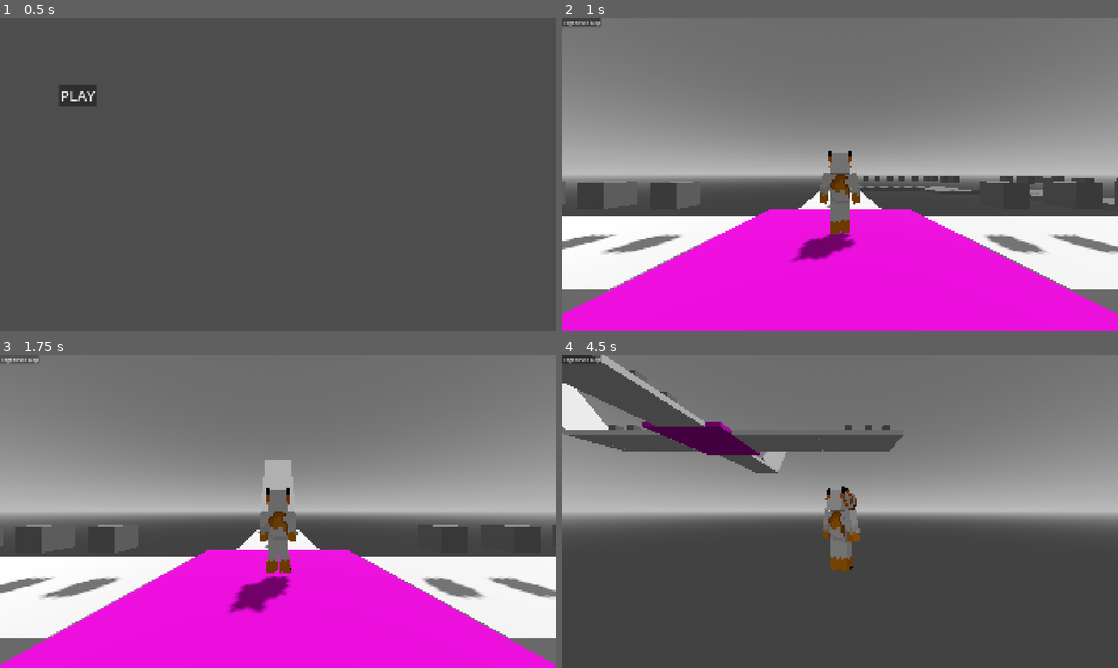
Above: before the commit, frames 1-4 (two rows, left to right).
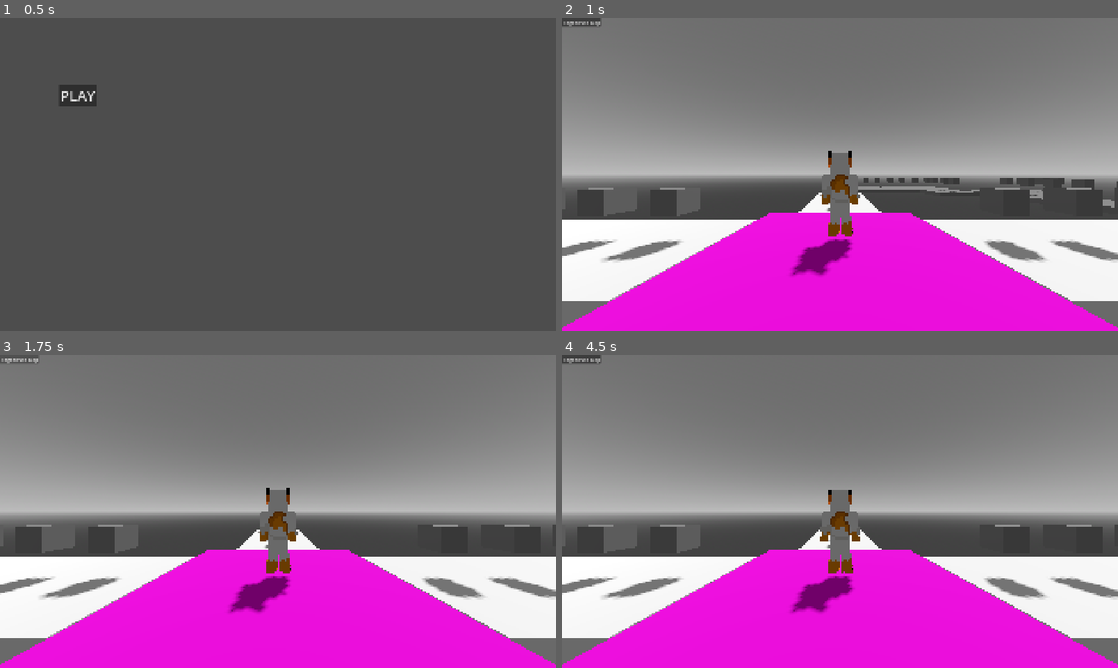
Above: after the commit, the same moments.

Repository: RayTK09/NullscapeFadingWorld
Game: Godot game, scene res://scenes/menu.tscn
Two runs of this game, one before a commit and one after it. Both use one fixed random seed, a clock stepped at 60 frames per second and the inputs below.
Inputs (mouse positions are in pixels of both pictures, inside the frame that each line leads up to):
- Up to frame 1 (0.5 s): no input
- Up to frame 2 (1 s): click "PLAY" at 0.5 s
- Up to frame 3 (1.75 s): click "Regenerate Map" at 1.25 s
- Up to frame 4 (4.5 s): tap Enter at 2 s; move the mouse to (962, 495) at 2.02 s; hold D (Right) 2.03-2.78 s; hold E (Ability) 2.03-2.78 s; click (962, 495) at 2.17 s; tap Space (Jump) at 2.27, 2.3, 2.57, 2.85, 3.02, 3.32, 3.8 s; move the mouse to (728, 527) at 2.77 s; hold S (Backward) 2.78-3.53 s; tap E (Ability) at 3.05 s; move the mouse to (895, 442) at 3.52 s; hold D (Right) 3.53-4.28 s; hold E (Ability) 3.53-4.28 s; move the mouse to (812, 574) at 4.27 s; hold W (Forward) from 4.28 s (still down); tap N (unlock Mouse) at 4.35 s; click (812, 574) at 4.42 s

Frame 1 is identical in both runs. In frame 2, 8.0% of the frame differs, in the area x 0-100%, y 44-99%; in frame 3, 0.5%; in frame 4, 45%, in the area x 0-100%, y 0-100%.

Commit message:
charger is working!!!

Diff:
--- a/scenes/Tiles/plus.tscn
+++ b/scenes/Tiles/plus.tscn
@@ -1,15 +1,16 @@
 [gd_scene format=3 uid="uid://dp8scnhmie28v"]
 
 [ext_resource type="Script" uid="uid://82dqv0nxwmix" path="res://scripts/tileScripts/Tile.gd" id="1_c3dul"]
-[ext_resource type="PackedScene" uid="uid://vbc8ilx2wh25" path="res://assets/plusTile.gltf" id="2_lrsl3"]
+[ext_resource type="PackedScene" uid="uid://vbc8ilx2wh25" path="res://assets/tiles/plusTile.gltf" id="2_lrsl3"]
 [ext_resource type="Script" uid="uid://dj48ufyectjos" path="res://scripts/tileScripts/connectorNode.gd" id="3_lrsl3"]
+[ext_resource type="PackedScene" uid="uid://cadmlxx4t8pmk" path="res://scenes/gifts.tscn" id="4_gshvx"]
 
 [sub_resource type="BoxShape3D" id="BoxShape3D_2qw5g"]
 size = Vector3(9.005154, 0.31346893, 3.001576)
 
 [node name="plus" type="Marker3D" unique_id=1899228530]
 script = ExtResource("1_c3dul")
-giftAmount = 1
+giftAmount = 12
 type = "plus"
 
 [node name="control" type="Node3D" parent="." unique_id=1574876079]
@@ -53,3 +54,45 @@
 [node name="connectorNode3" type="Marker3D" parent="control/connectors" unique_id=2340777]
 transform = Transform3D(1, 0, 0, 0, 1, 0, 0, 0, 1, 4.5044527, 0, -1.5)
 script = ExtResource("3_lrsl3")
+
+[node name="tileGifts" type="Node3D" parent="control" unique_id=1391147812]
+transform = Transform3D(-6, 0, 2.6226832e-07, 0, 0.3, 0, -5.2453663e-07, 0, -3, -1.75, 0, -1.5)
+
+[node name="gifts" parent="control/tileGifts" unique_id=1537245553 instance=ExtResource("4_gshvx")]
+transform = Transform3D(0.16666667, 0, 0, 0, 3.3333333, 0, 0, 0, 0.33333334, 0.36666667, 3.3333333, 0)
+
+[node name="gifts2" parent="control/tileGifts" unique_id=988343903 instance=ExtResource("4_gshvx")]
+transform = Transform3D(0.16666667, 0, 0, 0, 3.3333333, 0, 0, 0, 0.33333334, 0.13333333, 3.3333333, 0)
+
+[node name="gifts3" parent="control/tileGifts" unique_id=102047153 instance=ExtResource("4_gshvx")]
+transform = Transform3D(0.16666667, 0, 0, 0, 3.3333333, 0, 0, 0, 0.33333334, -0.08333333, 3.3333333, 0)
+
+[node name="gifts4" parent="control/tileGifts" unique_id=1378050975 instance=ExtResource("4_gshvx")]
+transform = Transform3D(0.16666667, 0, 0, 0, 3.3333333, 0, 0, 0, 0.33333334, -0.29999998, 3.3333333, 0)
+
+[node name="gifts5" parent="control/tileGifts" unique_id=1552820481 instance=ExtResource("4_gshvx")]
+transform = Transform3D(0.16666667, 0, 0, 0, 3.3333333, 0, 0, 0, 0.33333334, -0.49999994, 3.3333333, 0)
+
+[node name="gifts6" parent="control/tileGifts" unique_id=149879007 instance=ExtResource("4_gshvx")]
+transform = Transform3D(0.16666667, 0, 0, 0, 3.3333333, 0, 0, 0, 0.33333334, -0.73333323, 3.3333333, 0)
+
+[node name="gifts7" parent="control/tileGifts" unique_id=364035405 instance=ExtResource("4_gshvx")]
+transform = Transform3D(0.16666667, 0, -8.881784e-16, 0, 3.3333333, 0, 1.7763568e-15, 0, 0.33333334, -0.9333333, 3.3333333, 1.4210855e-14)
+
+[node name="gifts8" parent="control/tileGifts" unique_id=927444627 instance=ExtResource("4_gshvx")]
+transform = Transform3D(0.16666667, 0, 0, 0, 3.3333333, 0, 0, 0, 0.33333334, -0.29999992, 3.3333333, 0.43333337)
+
+[node name="gifts9" parent="control/tileGifts" unique_id=1246269995 instance=ExtResource("4_gshvx")]
+transform = Transform3D(0.16666667, 0, 0, 0, 3.3333333, 0, 0, 0, 0.33333334, -0.29999983, 3.3333333, 0.9333334)
+
+[node name="gifts10" parent="control/tileGifts" unique_id=1287734286 instance=ExtResource("4_gshvx")]
+transform = Transform3D(0.16666667, 0, -8.881784e-16, 0, 3.3333333, 0, 1.7763568e-15, 0, 0.33333334, -0.29999986, 3.3333333, 1.3)
+
+[node name="gifts11" parent="control/tileGifts" unique_id=976480475 instance=ExtResource("4_gshvx")]
+transform = Transform3D(0.16666667, 0, 0, 0, 3.3333333, 0, 0, 0, 0.33333334, -0.29999992, 3.3333333, -1.3000001)
+
+[node name="gifts12" parent="control/tileGifts" unique_id=1915701842 instance=ExtResource("4_gshvx")]
+transform = Transform3D(0.16666667, 0, 0, 0, 3.3333333, 0, 0, 0, 0.33333334, -0.29999983, 3.3333333, -0.8000001)
+
+[node name="gifts13" parent="control/tileGifts" unique_id=927048389 instance=ExtResource("4_gshvx")]
+transform = Transform3D(0.16666667, 0, -8.881784e-16, 0, 3.3333333, 0, 1.7763568e-15, 0, 0.33333334, -0.29999986, 3.3333333, -0.43333352)
--- a/scenes/Tiles/slope_down.tscn
+++ b/scenes/Tiles/slope_down.tscn
@@ -1,7 +1,7 @@
 [gd_scene format=3 uid="uid://bdasxtfkgpbm8"]
 
 [ext_resource type="Script" uid="uid://82dqv0nxwmix" path="res://scripts/tileScripts/Tile.gd" id="1_qhslw"]
-[ext_resource type="PackedScene" uid="uid://dnq4orpp7tr4t" path="res://assets/slopeUp.gltf" id="2_7851i"]
+[ext_resource type="PackedScene" uid="uid://dnq4orpp7tr4t" path="res://assets/tiles/slopeUp.gltf" id="2_7851i"]
 [ext_resource type="Script" uid="uid://dj48ufyectjos" path="res://scripts/tileScripts/connectorNode.gd" id="3_yswwv"]
 
 [node name="slopeDown" type="Marker3D" unique_id=207635213]
--- a/scenes/Tiles/slope_up.tscn
+++ b/scenes/Tiles/slope_up.tscn
@@ -1,7 +1,7 @@
 [gd_scene format=3 uid="uid://cwow00f5f5bll"]
 
 [ext_resource type="Script" uid="uid://82dqv0nxwmix" path="res://scripts/tileScripts/Tile.gd" id="1_7qngv"]
-[ext_resource type="PackedScene" uid="uid://dnq4orpp7tr4t" path="res://assets/slopeUp.gltf" id="2_jksjk"]
+[ext_resource type="PackedScene" uid="uid://dnq4orpp7tr4t" path="res://assets/tiles/slopeUp.gltf" id="2_jksjk"]
 [ext_resource type="Script" uid="uid://dj48ufyectjos" path="res://scripts/tileScripts/connectorNode.gd" id="3_m63r3"]
 
 [node name="slopeUp" type="Marker3D" unique_id=1059435249]
--- a/scenes/Tiles/straightTile.tscn
+++ b/scenes/Tiles/straightTile.tscn
@@ -1,7 +1,7 @@
 [gd_scene format=3 uid="uid://dlxucooy3o4bj"]
 
 [ext_resource type="Script" uid="uid://82dqv0nxwmix" path="res://scripts/tileScripts/Tile.gd" id="1_le08w"]
-[ext_resource type="PackedScene" uid="uid://p0gxfv2i60ex" path="res://assets/straightTile.gltf" id="2_bmdr2"]
+[ext_resource type="PackedScene" uid="uid://p0gxfv2i60ex" path="res://assets/tiles/straightTile.gltf" id="2_bmdr2"]
 [ext_resource type="PackedScene" uid="uid://cadmlxx4t8pmk" path="res://scenes/gifts.tscn" id="2_ds77n"]
 [ext_resource type="Script" uid="uid://dj48ufyectjos" path="res://scripts/tileScripts/connectorNode.gd" id="4_3n3u7"]
 
--- a/scenes/player.tscn
+++ b/scenes/player.tscn
@@ -37,3 +37,7 @@
 [node name="class" type="Node" parent="." unique_id=1730983669 node_paths=PackedStringArray("player")]
 script = ExtResource("3_qhqgy")
 player = NodePath("..")
+
+[node name="Ability" type="Timer" parent="." unique_id=1713719182]
+wait_time = 5.0
+one_shot = true
--- a/scenes/playerMesh.tscn
+++ b/scenes/playerMesh.tscn
@@ -2,6 +2,10 @@
 
 [ext_resource type="PackedScene" uid="uid://bwpj3kgkup1b6" path="res://assets/char/nullscapeChar.gltf" id="1_l8plq"]
 [ext_resource type="Script" uid="uid://o0auyioakt27" path="res://scripts/playerScripts/playerModel.gd" id="2_tb4rt"]
+
+[sub_resource type="AnimationNodeAnimation" id="AnimationNodeAnimation_c5wcc"]
+animation = &"charging"
+advance_on_start = true
 
 [sub_resource type="AnimationNodeAnimation" id="AnimationNodeAnimation_l8plq"]
 animation = &"fall"
@@ -16,12 +20,14 @@
 
 [sub_resource type="AnimationNodeBlend3" id="AnimationNodeBlend3_l8plq"]
 
+[sub_resource type="AnimationNodeBlend2" id="AnimationNodeBlend2_tb4rt"]
+
 [sub_resource type="AnimationNodeAnimation" id="AnimationNodeAnimation_efend"]
 animation = &"run"
 
 [sub_resource type="AnimationNodeBlendTree" id="AnimationNodeBlendTree_78ya6"]
-graph_offset = Vector2(-186.00412, 104.33113)
-nodes/output/position = Vector2(820, 160)
+graph_offset = Vector2(-174.60535, 98.71123)
+nodes/output/position = Vector2(1160, 180)
 nodes/idle/node = SubResource("AnimationNodeAnimation_tb4rt")
 nodes/idle/position = Vector2(40, 120)
 "nodes/idle to run/node" = SubResource("AnimationNodeBlend2_l8plq")
@@ -34,28 +40,33 @@
 nodes/fall/position = Vector2(320, 460)
 nodes/jumping/node = SubResource("AnimationNodeBlend3_l8plq")
 nodes/jumping/position = Vector2(560, 180)
-node_connections = [&"output", 0, &"jumping", &"idle to run", 0, &"idle", &"idle to run", 1, &"run", &"jumping", 0, &"jump", &"jumping", 1, &"idle to run", &"jumping", 2, &"fall"]
+nodes/ability/node = SubResource("AnimationNodeAnimation_c5wcc")
+nodes/ability/position = Vector2(720, 320)
+nodes/playAbility/node = SubResource("AnimationNodeBlend2_tb4rt")
+nodes/playAbility/position = Vector2(920, 160)
+node_connections = [&"output", 0, &"playAbility", &"idle to run", 0, &"idle", &"idle to run", 1, &"run", &"jumping", 0, &"jump", &"jumping", 1, &"idle to run", &"jumping", 2, &"fall", &"playAbility", 0, &"jumping", &"playAbility", 1, &"ability"]
 
 [node name="charMesh" unique_id=88840611 instance=ExtResource("1_l8plq")]
 script = ExtResource("2_tb4rt")
 
-[node name="Waist" parent="." index="0" unique_id=822270839]
-transform = Transform3D(1, 0, 0, 0, 1, 0, 0, 0, 1, 0, 0.75080556, 0)
+[node name="Waist" parent="." index="0" unique_id=1953029427]
+transform = Transform3D(1, 0, 0, 0, 1, 0, 0, 0, 1, 0, 0.7557335, 0)
 
-[node name="Right Arm2" parent="Waist" index="2" unique_id=901273139]
-transform = Transform3D(0.9968262, -0.079608604, 0, 0.079608604, 0.9968262, 0, 0, 0, 1, 0.3125, 0.625, 0)
+[node name="Right Arm2" parent="Waist" index="2" unique_id=1582849211]
+transform = Transform3D(0.99891704, -0.04652531, 0, 0.04652531, 0.998917, 0, 0, 0, 1, 0.3125, 0.625, 0)
 
-[node name="Left Arm2" parent="Waist" index="3" unique_id=25226578]
-transform = Transform3D(0.9968262, 0.079608604, 0, -0.079608604, 0.9968262, 0, 0, 0, 1, -0.3125, 0.625, 0)
+[node name="Left Arm2" parent="Waist" index="3" unique_id=1186729026]
+transform = Transform3D(0.99891704, 0.04652531, 0, -0.04652531, 0.99891704, 0, 0, 0, 1, -0.3125, 0.625, 0)
 
-[node name="Right Leg2" parent="." index="1" unique_id=883583793]
-transform = Transform3D(0.9961947, -0.08715574, 0, 0.08715574, 0.9961947, 0, 0, 0, 1, 0.11875, 0.75, 0)
+[node name="Right Leg2" parent="Waist" index="4" unique_id=185143063]
+transform = Transform3D(0.9961947, -0.08715574, 0, 0.08715574, 0.9961947, 0, 0, 0, 1, 0.11875, 0, 0)
 
-[node name="Left Leg2" parent="." index="2" unique_id=325350379]
-transform = Transform3D(0.99904823, 0.043453433, -0.0038012923, -0.04345343, 0.99905545, 8.322849e-05, 0.0038013184, 8.20299e-05, 0.9999928, -0.11875, 0.75, 0)
+[node name="Left Leg2" parent="Waist" index="5" unique_id=260558594]
+transform = Transform3D(0.99904823, 0.043453433, -0.0038012923, -0.04345343, 0.99905545, 8.322849e-05, 0.0038013184, 8.20299e-05, 0.9999928, -0.11875, 0, 0)
 
-[node name="AnimationTree" type="AnimationTree" parent="." index="4" unique_id=47245676]
+[node name="AnimationTree" type="AnimationTree" parent="." index="2" unique_id=47245676]
 tree_root = SubResource("AnimationNodeBlendTree_78ya6")
 anim_player = NodePath("../AnimationPlayer")
 "parameters/idle to run/blend_amount" = 0.0
 parameters/jumping/blend_amount = 0.0
+parameters/playAbility/blend_amount = 0.0
--- a/scenes/player_test.tscn
+++ b/scenes/player_test.tscn
@@ -32,7 +32,7 @@
 environment = SubResource("Environment_6p80c")
 
 [node name="StaticBody3D" type="StaticBody3D" parent="." unique_id=953295335]
-transform = Transform3D(16, 0, 0, 0, 0.08369893, 0, 0, 0, 16, 0, 0, 0)
+transform = Transform3D(103.79631, 0, 0, 0, 0.08369893, 0, 0, 0, 131.21846, 0, 0, 0)
 
 [node name="CollisionShape3D" type="CollisionShape3D" parent="StaticBody3D" unique_id=1484022523]
 shape = SubResource("BoxShape3D_78ya6")
--- a/scripts/playerScripts/Player.gd
+++ b/scripts/playerScripts/Player.gd
@@ -15,9 +15,10 @@
 @export var currentAnimation : int = 1
 @export var rotationSpeed : float = 4
 @export var classes : classes
+@export var jumps : int = 1
 
 var jumpVelocity = 4.5
-var airAcceleration = 2.5
+var airAcceleration = 1.5
 var speedMultiplier : int = 1
 var maxSpeed : float = 3.0
 var acceleration : float = 8.0
@@ -28,6 +29,7 @@
 var stop := false
 var disableMovement := false
 var accelerationMod : int = 0
+var targetAngle
 
 
 func _ready() -> void:
@@ -69,7 +71,6 @@
 			distanceToPlayer = 30
 
 
-
 func _physics_process(delta: float) -> void:
 	if !stop:
 		if not is_on_floor():
@@ -81,6 +82,9 @@
 		if Input.is_action_just_pressed("Jump") and is_on_floor():
 			velocity.y = jumpVelocity
 			disableMovement = false
+			if classes.isCharging and classes.abilityTimer.is_stopped():
+				classes.abilityTimer.start()
+				classes.isCharging = false
 
 		if velocity.y <= 0:
 			currentAnimation = 4
@@ -92,51 +96,53 @@
 		var input_dir := Input.get_vector("Left", "Right", "Forward", "Backward")
 		var direction := (camPivotX.basis * Vector3(input_dir.x, 0, input_dir.y)).normalized()
 		direction.y = 0
-		if direction.length() > 0.2:
+		if direction.length() > 0.2 and !classes.isCharging:
 			lastDir = direction
 
-		var targetAngle := Vector3.FORWARD.signed_angle_to(lastDir, Vector3.UP)
-		print(direction.dot(Vector3(0, 0, targetAngle)))
-		if velocity.x == 0 and velocity.z == 0 and direction:
+		if !classes.isCharging:
+			targetAngle = Vector3.FORWARD.signed_angle_to(lastDir, Vector3.UP)
+		#print(direction.dot(Vector3(0, 0, targetAngle)))
+		if velocity.x == 0 and velocity.z == 0 and direction and !disableMovement:
 			#turn to face the direction of where local z is and save the position so it dont rotate back to default
 			mesh.global_rotation.y = targetAngle
-		if direction.x and is_on_floor() and !disableMovement:
+		if direction.x and is_on_floor() and !disableMovement and !classes.isCharging:
 			velocity.x = move_toward(velocity.x , maxSpeed * direction.x, (acceleration + accelerationMod) * delta)
 			currentAnimation = 2
 			mesh.global_rotation.y = lerp_angle(mesh.rotation.y, targetAngle, rotationSpeed * delta)
 			disableMovement = false
-		elif is_on_floor():
+		elif is_on_floor() and !classes.isCharging:
 			velocity.x = move_toward(velocity.x , 0, (acceleration + accelerationMod) * delta)
 			currentAnimation = 1
 
-		if direction.z and is_on_floor() and !disableMovement:
+		if direction.z and is_on_floor() and !disableMovement and !classes.isCharging:
 			velocity.z = move_toward(velocity.z , maxSpeed * direction.z,(acceleration + accelerationMod) * delta)
 			currentAnimation = 2
 			mesh.global_rotation.y = lerp_angle(mesh.rotation.y, targetAngle, rotationSpeed * delta)
-		elif is_on_floor():
+		elif is_on_floor() and !classes.isCharging:
 			velocity.z = move_toward(velocity.z , 0, (acceleration + accelerationMod) * delta)
 			currentAnimation = 1
 
-		print(direction)
-		print(velocity)
-
+		#print(direction)
+		#print(velocity)
+		print(lastDir)
 
 		#AIR CONTROL
 		if direction.x and !is_on_floor():
 			velocity.x = move_toward(velocity.x , maxSpeed * direction.x, airAcceleration * delta)
-			mesh.global_rotation.y = lerp_angle(mesh.rotation.y, targetAngle, rotationSpeed * delta)
+			#mesh.global_rotation.y = lerp_angle(mesh.rotation.y, targetAngle, rotationSpeed * delta)
 		elif !is_on_floor():
-			velocity.x = move_toward(velocity.x , 0, acceleration * delta)
+			velocity.x = move_toward(velocity.x , 0, (acceleration + accelerationMod) * delta)
 		if direction.z and !is_on_floor():
 			velocity.z = move_toward(velocity.z , maxSpeed * direction.z, airAcceleration * delta)
-			mesh.global_rotation.y = lerp_angle(mesh.rotation.y, targetAngle, rotationSpeed * delta)
+			#mesh.global_rotation.y = lerp_angle(mesh.rotation.y, targetAngle, rotationSpeed * delta)
 		elif !is_on_floor():
-			velocity.z = move_toward(velocity.z , 0, acceleration * delta)
+			velocity.z = move_toward(velocity.z , 0, (acceleration + accelerationMod) * delta)
 
-
-		if velocity.x <= 3 or velocity.x >= -3:
+		if velocity.x <= 3 and velocity.x >= -3:
 			accelerationMod = 0
-		if velocity.z <= 3 or velocity.z >= -3:
+			classes.isCharging = false
+		if velocity.z <= 3 and velocity.z >= -3:
+			classes.isCharging = false
 			accelerationMod = 0
 
 		move_and_slide()
--- a/scripts/playerScripts/playerClass.gd
+++ b/scripts/playerScripts/playerClass.gd
@@ -1,23 +1,48 @@
 extends Node
 class_name classes
+
+@onready var abilityTimer := $"../Ability"
 
 @export var player : player
 
 var hasDived := false
+var isCharging := false
 
-
-func _process(delta: float) -> void:
+func _physics_process(delta: float) -> void:
 	if player.is_on_floor():
 		hasDived = false
-	if Input.is_action_pressed("Ability") and !hasDived:
+	if Input.is_action_pressed("Ability") and !hasDived and !player.stop:
 		match player.playerClass:
 			1:
-				player.maxSpeed = 10
-				player.accelerationMod = 20
+				if abilityTimer.is_stopped():
+					player.maxSpeed = 15
+					player.accelerationMod = 30
+					player.currentAnimation = 5
+					isCharging = true
+					player.velocity.x = move_toward(player.velocity.x, player.maxSpeed * player.lastDir.x, delta * player.accelerationMod)
+					player.velocity.z = move_toward(player.velocity.z, player.maxSpeed * player.lastDir.z, delta * player.accelerationMod)
+					player.mesh.global_rotation.y = player.targetAngle
+					player.mesh.global_rotation.y = lerp_angle(player.mesh.rotation.y, player.targetAngle, player.rotationSpeed * delta)
+
+					#switch to tank controls when we activate the charging ability
+					if Input.is_action_pressed("Left"):
+						player.targetAngle += deg_to_rad(0.2)
+						player.lastDir = player.lastDir.rotated(Vector3(0, 1, 0), deg_to_rad(0.2))
+					if Input.is_action_pressed("Right"):
+						player.targetAngle -= deg_to_rad(0.2)
+						player.lastDir = player.lastDir.rotated(Vector3(0, 1, 0), deg_to_rad(0.2))
 			2:
 				player.velocity = player.lastDir * 10
 				player.velocity.y += 2
 				hasDived = true
 				player.disableMovement = true
 	else:
-		player.maxSpeed = 3
+		match  player.playerClass:
+			1:
+				if Input.is_action_just_released("Ability") and isCharging:
+					abilityTimer.start()
+				player.maxSpeed = 3
+				if player.velocity.x > 3 or player.velocity.x < -3:
+					player.accelerationMod = 10
+				if player.velocity.z > 3 or player.velocity.z < -3:
+					player.accelerationMod = 10
--- a/scripts/playerScripts/playerModel.gd
+++ b/scripts/playerScripts/playerModel.gd
@@ -15,13 +15,17 @@
 		1:
 			animationTree['parameters/jumping/blend_amount'] = 0
 			animationTree['parameters/idle to run/blend_amount'] -= delta * animationSpeed
+			animationTree['parameters/playAbility/blend_amount'] = 0
 		2:
 			animationTree['parameters/jumping/blend_amount'] = 0
 			animationTree['parameters/idle to run/blend_amount'] += delta * animationSpeed
+			animationTree['parameters/playAbility/blend_amount'] = 0
 		3:
 			animationTree['parameters/jumping/blend_amount'] = -1
 		4:
 			animationTree['parameters/jumping/blend_amount'] = 1
+		5:
+			animationTree['parameters/playAbility/blend_amount'] = 1
 	#ensure that lolbit doesnt become an eldritch horror
 	if animationTree['parameters/idle to run/blend_amount'] > 1:
 		animationTree['parameters/idle to run/blend_amount'] = 1
--- a/scripts/spawn.gd
+++ b/scripts/spawn.gd
@@ -17,7 +17,7 @@
 
 @export var player : player
 
-var tileLimit : int = 5
+var tileLimit : int = 30
 var tileTypes : Array
 var rng = RandomNumberGenerator.new()
 var maxGifts : int = 0
@@ -51,7 +51,9 @@
 	#spawn tiles
 	if tilesSpawned == tileLimit:
 		spawnTiles.stop()
-		player.stop = false
+		if !latch:
+			player.stop = false
+			latch = true
 
 
 func placeTiles(spawner):
@@ -71,10 +73,10 @@
 				spawner.add_child(cornerTileLeft.instantiate())
 			elif chooseTileType > 55 and chooseTileType <= 70:
 				spawner.add_child(cornerTileRight.instantiate())
-			elif chooseTileType > 70 and chooseTileType <= 85 and !connectingTile.type == "slopeUp" or !connectingTile.type == "slopeDown":
+			elif chooseTileType > 70 and chooseTileType <= 85:
 				spawner.add_child(slopeUp.instantiate())
 				#print(connectingTile.type)
-			elif chooseTileType > 85 and chooseTileType <= 110 and not connectingTile.type == "slopeUp" or not connectingTile.type == "slopeDown":
+			elif chooseTileType > 85 and chooseTileType <= 110:
 				spawner.add_child(slopeDown.instantiate())
 				#print(connectingTile.type)
 			elif chooseTileType > 110:
Not shown, changed: assets/char/nullscapeChar.gltf
Not shown, changed: assets/char/nullscapeChar.gltf.import
Renamed: assets/cornerTileLeft.gltf -> assets/tiles/cornerTileLeft.gltf
Not shown, changed: assets/tiles/cornerTileLeft.gltf.import
Renamed: assets/cornerTileRight.gltf -> assets/tiles/cornerTileRight.gltf
Not shown, changed: assets/tiles/cornerTileRight.gltf.import
Renamed: assets/plusTile.gltf -> assets/tiles/plusTile.gltf
Not shown, changed: assets/tiles/plusTile.gltf.import
Renamed: assets/slopeUp.gltf -> assets/tiles/slopeUp.gltf
Not shown, changed: assets/tiles/slopeUp.gltf.import
Renamed: assets/straightTile.gltf -> assets/tiles/straightTile.gltf
Not shown, changed: assets/tiles/straightTile.gltf.import
